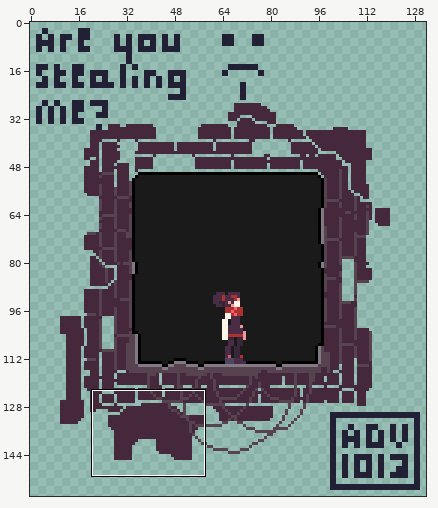
Edited in one commit: animated GIF sprite (images/landing.gif). Above: a wide view before the commit, with the close-up outlined.
Close-up. Before the edit:
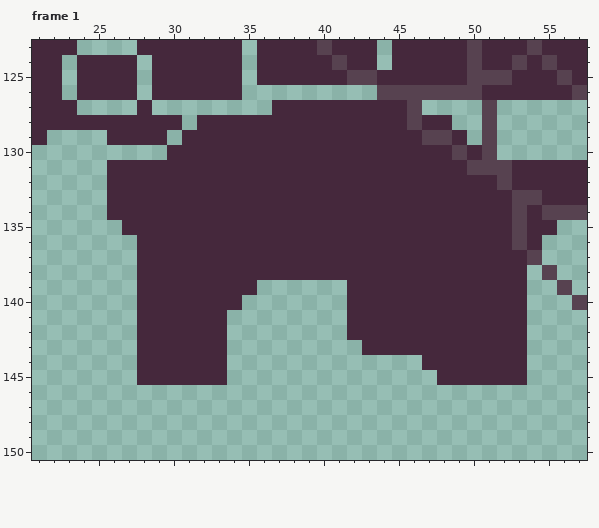
The file is 264x316 pixels, drawn in blocks of 2x2; one block is one cell here. Shown: frame 1: x 21..57, y 123..150. The commit also changed other frames or places, which this record leaves out.
After the commit:
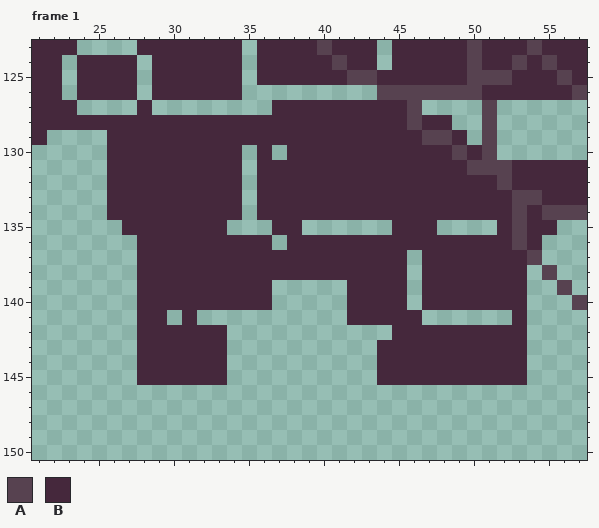
Palette (. is transparent): A #574250  B #45283c
Change:
--- frame 1
@@ x 21..57 @@
 127 BBB....B........BBBBBBBBBA....A......
-128 BBBBBBBBBB.BBBBBBBBBBBBBBABB..A......
-129 B....BBBB.BBBBBBBBBBBBBBBBAAB.A......
-130 .........BBBBBBBBBBBBBBBBBBBABA......
-131 .....BBBBBBBBBBBBBBBBBBBBBBBBAAABBBBB
-132 .....BBBBBBBBBBBBBBBBBBBBBBBBBBABBBBB
-133 .....BBBBBBBBBBBBBBBBBBBBBBBBBBBAABBB
-134 .....BBBBBBBBBBBBBBBBBBBBBBBBBBBABAAA
-135 ......BBBBBBBBBBBBBBBBBBBBBBBBBBABB..
-136 .......BBBBBBBBBBBBBBBBBBBBBBBBBAB...
-137 .......BBBBBBBBBBBBBBBBBBBBBBBBBBA...
-138 .......BBBBBBBBBBBBBBBBBBBBBBBBBB.A..
-139 .......BBBBBBBB......BBBBBBBBBBBB..A.
-140 .......BBBBBBB.......BBBBBBBBBBBB...A
-141 .......BBBBBB........BBBBBBBBBBBB....
-142 .......BBBBBB........BBBBBBBBBBBB....
-143 .......BBBBBB.........BBBBBBBBBBB....
-144 .......BBBBBB.............BBBBBBB....
-145 .......BBBBBB..............BBBBBB....
+128 BBBBBBBBBBBBBBBBBBBBBBBBBABB..A......
+129 B....BBBBBBBBBBBBBBBBBBBBBAAB.A......
+130 .....BBBBBBBBB.B.BBBBBBBBBBBABA......
+131 .....BBBBBBBBB.BBBBBBBBBBBBBBAAABBBBB
+132 .....BBBBBBBBB.BBBBBBBBBBBBBBBBABBBBB
+133 .....BBBBBBBBB.BBBBBBBBBBBBBBBBBAABBB
+134 .....BBBBBBBBB.BBBBBBBBBBBBBBBBBABAAA
+135 ......BBBBBBB...BB......BBB....BABB..
+136 .......BBBBBBBBB.BBBBBBBBBBBBBBBAB...
+137 .......BBBBBBBBBBBBBBBBBB.BBBBBBBA...
+138 .......BBBBBBBBBBBBBBBBBB.BBBBBBB.A..
+139 .......BBBBBBBBB.....BBBB.BBBBBBB..A.
+140 .......BBBBBBBBB.....BBBB.BBBBBBB...A
+141 .......BB.B..........BBBBB......B....
+142 .......BBBBBB...........BBBBBBBBB....
+143 .......BBBBBB..........BBBBBBBBBB....
+144 .......BBBBBB..........BBBBBBBBBB....
+145 .......BBBBBB..........BBBBBBBBBB....
 146 .....................................
Boxes around the changes in both close-ups, in picture pixels (x1, y1, x2, y2):
changed: (107, 115, 512, 385)
